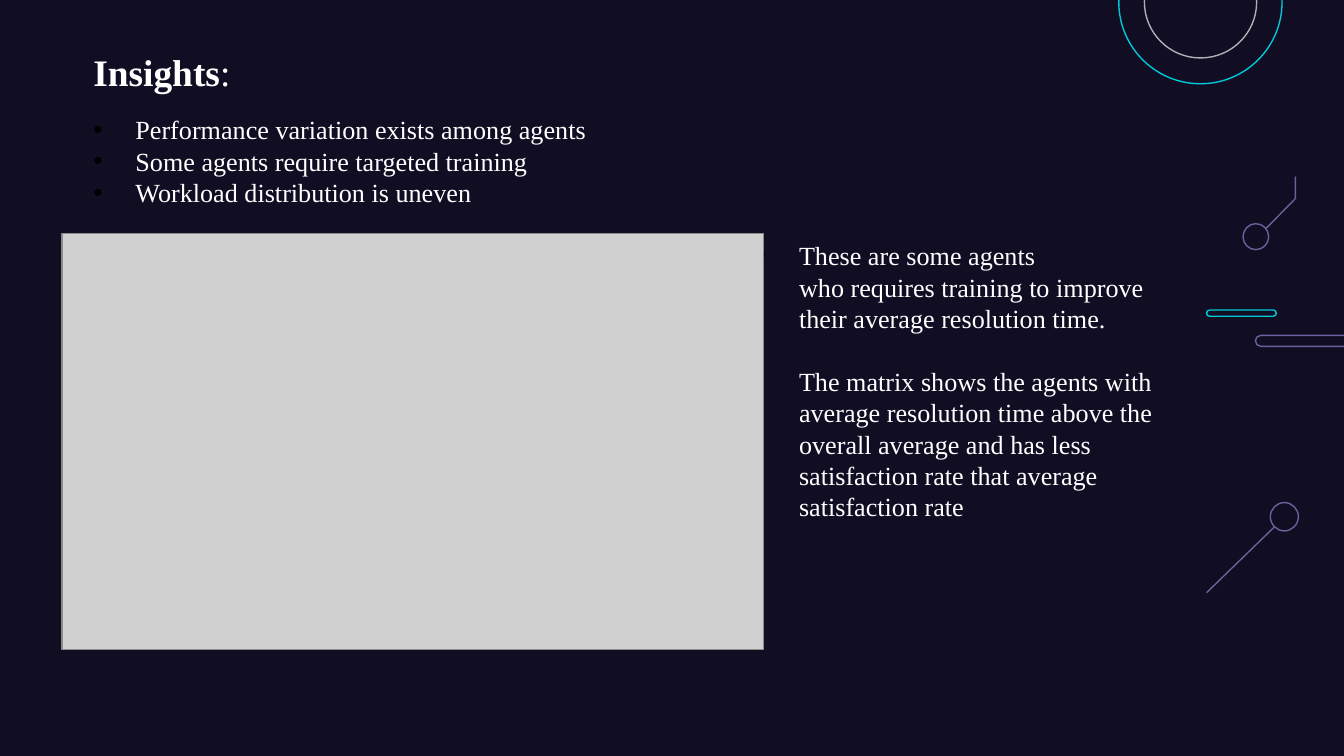
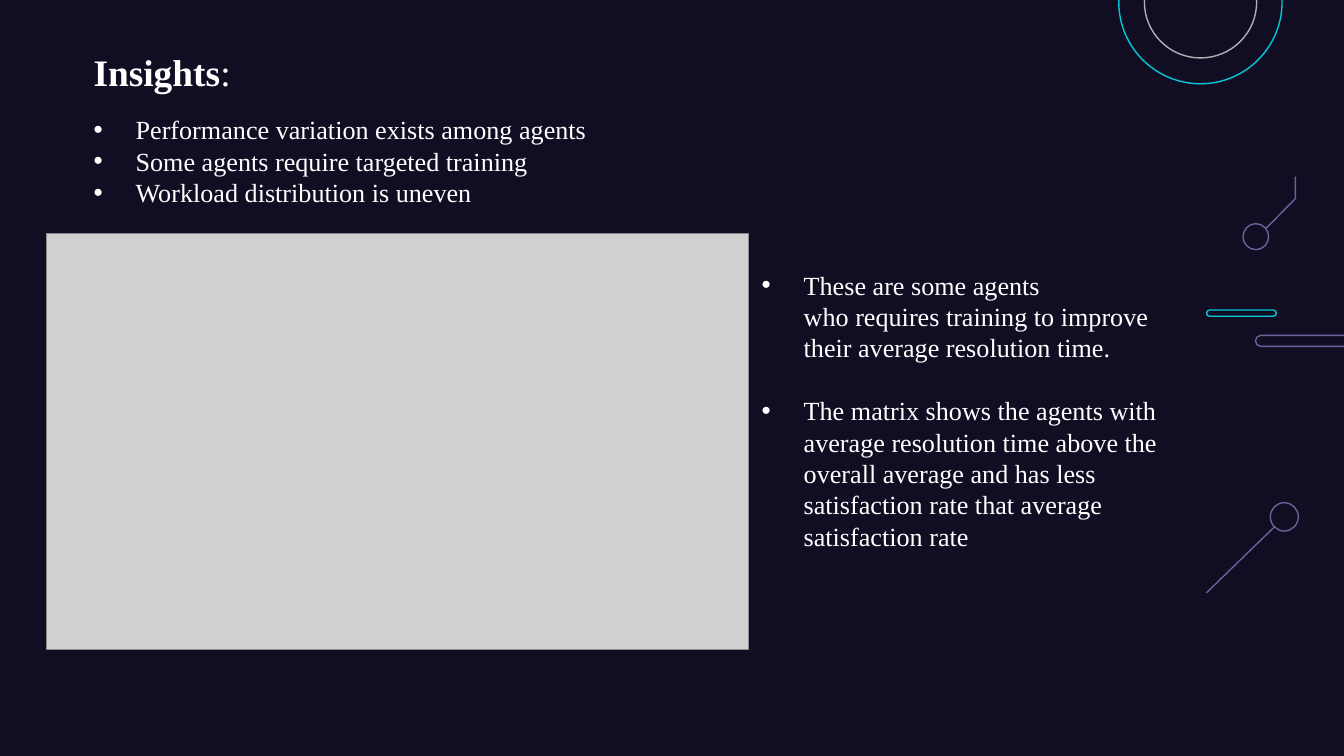
Before and after one commit to jemish123/IT_Ticket_Analysis, a slide deck: slide 16 of SpreadSheet_Project_IT_Ticket_Analysis.pptx (slide 12 before the commit). Drawn at 1344x756 pixels with LibreOffice and Linux fonts; fonts in the diff are those of the drawing; grey boxes stand for pictures. Boxes give left, top, right and bottom in pixels: in the first picture for what was removed or moved away, otherwise in the second. Text is boxed around its words. In the diff, an @@ line names an element or a change of style, - is before the commit and + after.

```diff
--- a/SpreadSheet_Project_IT_Ticket_Analysis.pptx
+++ b/SpreadSheet_Project_IT_Ticket_Analysis.pptx
@@ text "Performance variation exists among agents" at (136, 120, 586, 203): bullet colour #000000 to #FFFFFF @@
@@ picture: place and size @@
-picture at (62, 234, 763, 650)
+picture at (47, 234, 749, 650)
@@ text at (804, 277, 1157, 547): text changed @@
-• These are some agents who requires training to improve their average resolution time.
-  The matrix shows the agents with average resolution time above the overall average and has less satisfaction rate that average satisfaction rate
+• These are some agents who requires training to improve their average resolution time.
+• The matrix shows the agents with average resolution time above the overall average and has less satisfaction rate that average satisfaction rate
```
Also in this commit, not shown: 16 other slides changed, 5 slides added, 2 slides removed, 6 other files.
